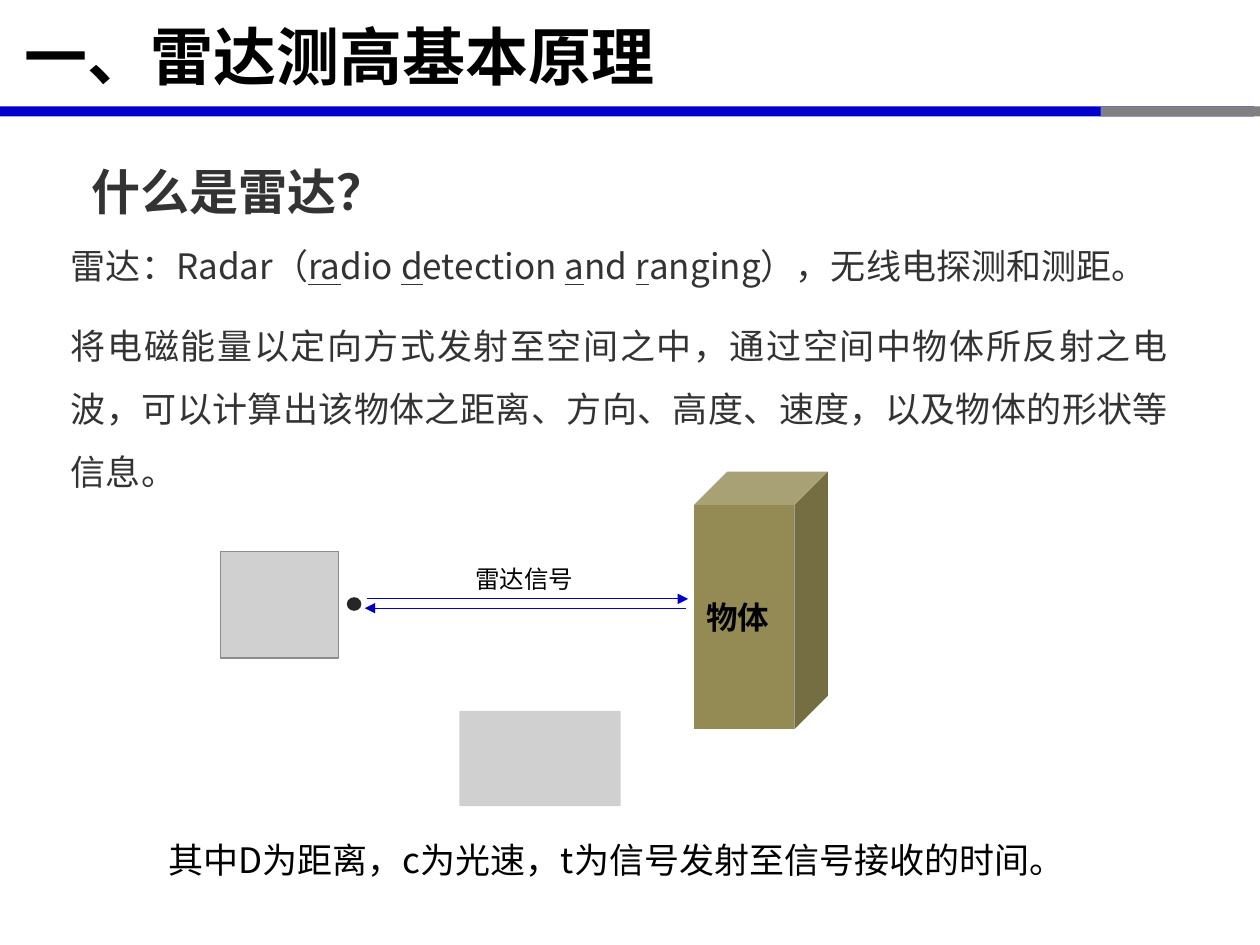
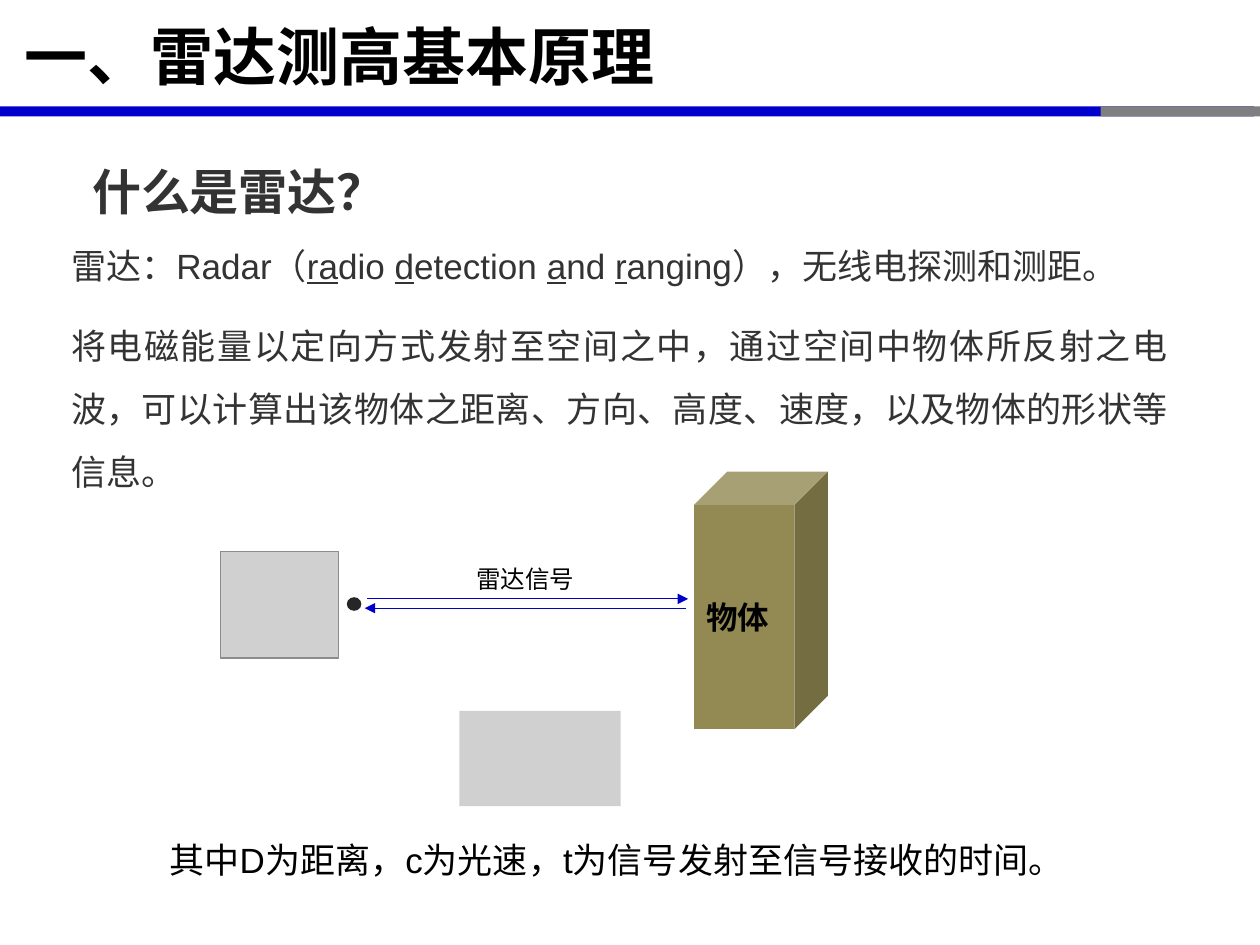
Before and after one commit to xinluo2018/satellite-altimetry-course, a slide deck: slide 4 of 第2章-星载雷达测高原理-2学时/第2章-星载雷达测高原理-2学时.pptx. Drawn at 1260x945 pixels with LibreOffice and Linux fonts; fonts in the diff are those of the drawing; grey boxes stand for pictures. Boxes give left, top, right and bottom in pixels: in the first picture for what was removed or moved away, otherwise in the second. Text is boxed around its words. In the diff, an @@ line names an element or a change of style, - is before the commit and + after.

```diff
--- a/第2章-星载雷达测高原理-2学时/第2章-星载雷达测高原理-2学时.pptx
+++ b/第2章-星载雷达测高原理-2学时/第2章-星载雷达测高原理-2学时.pptx
@@ text "雷达：Radar（radio detection and ranging），无线电探测和测距。" at (71,249,1168,426): font Noto Sans CJK SC to Arial; less space between paragraphs @@
@@ text "其中D为距离，c为光速，t为信号发射至信号接收的时间。" at (170,843,1064,877): font Noto Sans CJK SC to Arial; less space between paragraphs @@
```
Also in this commit, not shown: 24 other slides changed, 23 other files.
